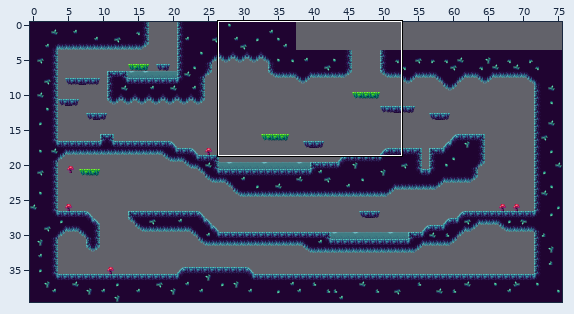
An edit to a level. Tiled map, assets/tiled maps/blue_map.tmx. Above: a wide view before the commit, with the close-up outlined.
Close-up. Before the commit:
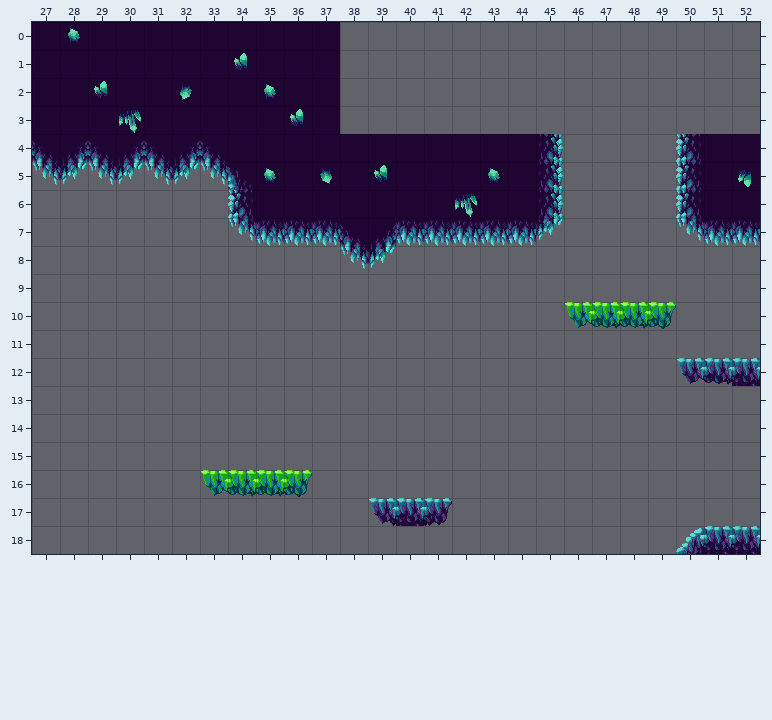
Cells are 32x32 px. Shown: x 27..52, y 0..18. The commit also changed other parts of the map, which this record leaves out.
And afterwards:
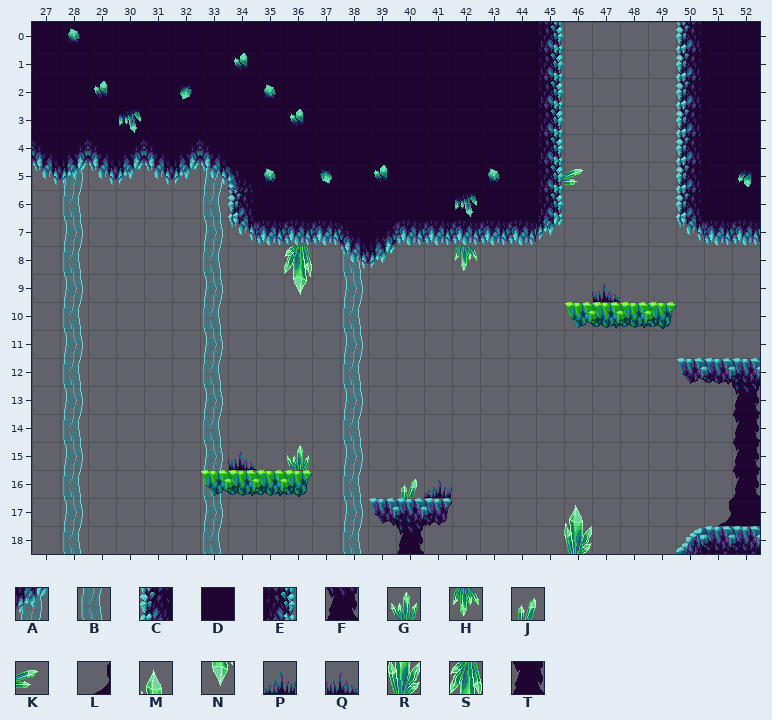
Key: from "blue_tileset": A 6, B 13, C 14, D 15, E 16, F 29, G 33, H 33 turned 180, J 34 flipped left-right, K 34 turned 90, L 35, M 41 flipped left-right, N 41 flipped up-down, P 42, Q 42 flipped left-right, R 48 flipped left-right, S 48 flipped up-down, T 49.
_ is an empty cell.
Tiles of an added or newly shown layer are drawn over the layers below it.
See-through tiles are keyed as they look on the map.
Change:
Layer "scenery" (now shown):
The edit adds tile A in row 5 at x 28 and 33; in row 7 at x 28 and 33; in row 9 at x 28, 33 and 38; in row 11 at x 28, 33 and 38; in row 13 at x 28, 33 and 38; in row 15 at x 28, 33 and 38.
The edit adds tile A in row 17 at x 28, 33 and 38.
The edit adds tile B in row 6 at x 28 and 33; in row 8 at x 28, 33 and 38; in row 10 at x 28, 33 and 38; in row 12 at x 28, 33 and 38; in row 14 at x 28, 33 and 38; in row 16 at x 28, 33 and 38.
The edit adds tile B in row 18 at x 28, 33 and 38.
The edit adds tile C in rows 0 to 3 at x 50.
The edit adds tile D in rows 0 to 3 at x 38 to 44 and 51 to 52; in row 17 at x 52.
The edit adds tile E in rows 0 to 3 at x 45.
The edit adds tile F in row 13 at x 52; in row 18 at x 40.
The edit adds tile G in row 15 at x 36.
The edit adds tile H in row 8 at x 42.
The edit adds tile J in row 16 at x 40.
The edit adds tile K in row 5 at x 46.
The edit adds tile L in row 17 at x 51.
The edit adds tile M in row 17 at x 46.
The edit adds tile N in row 9 at x 36.
The edit adds tile P in row 16 at x 41.
The edit adds tile Q in row 9 at x 47; in row 15 at x 34.
The edit adds tile R in row 18 at x 46.
The edit adds tile S in row 8 at x 36.
The edit adds tile T in rows 14 to 16 at x 52.
